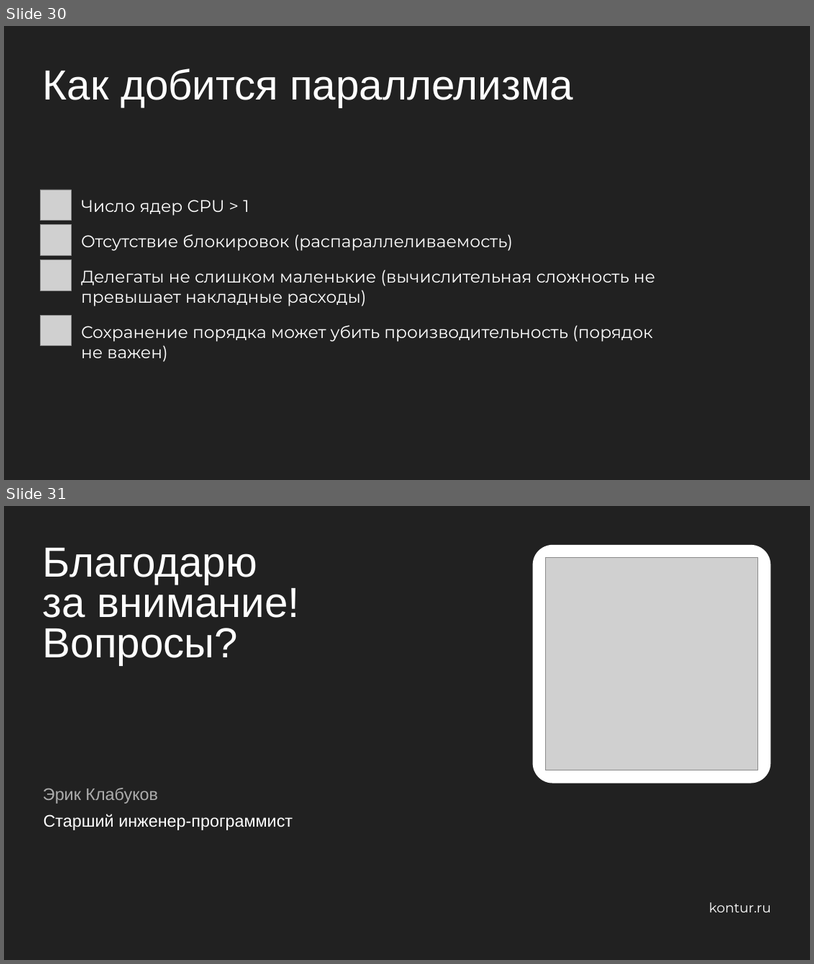
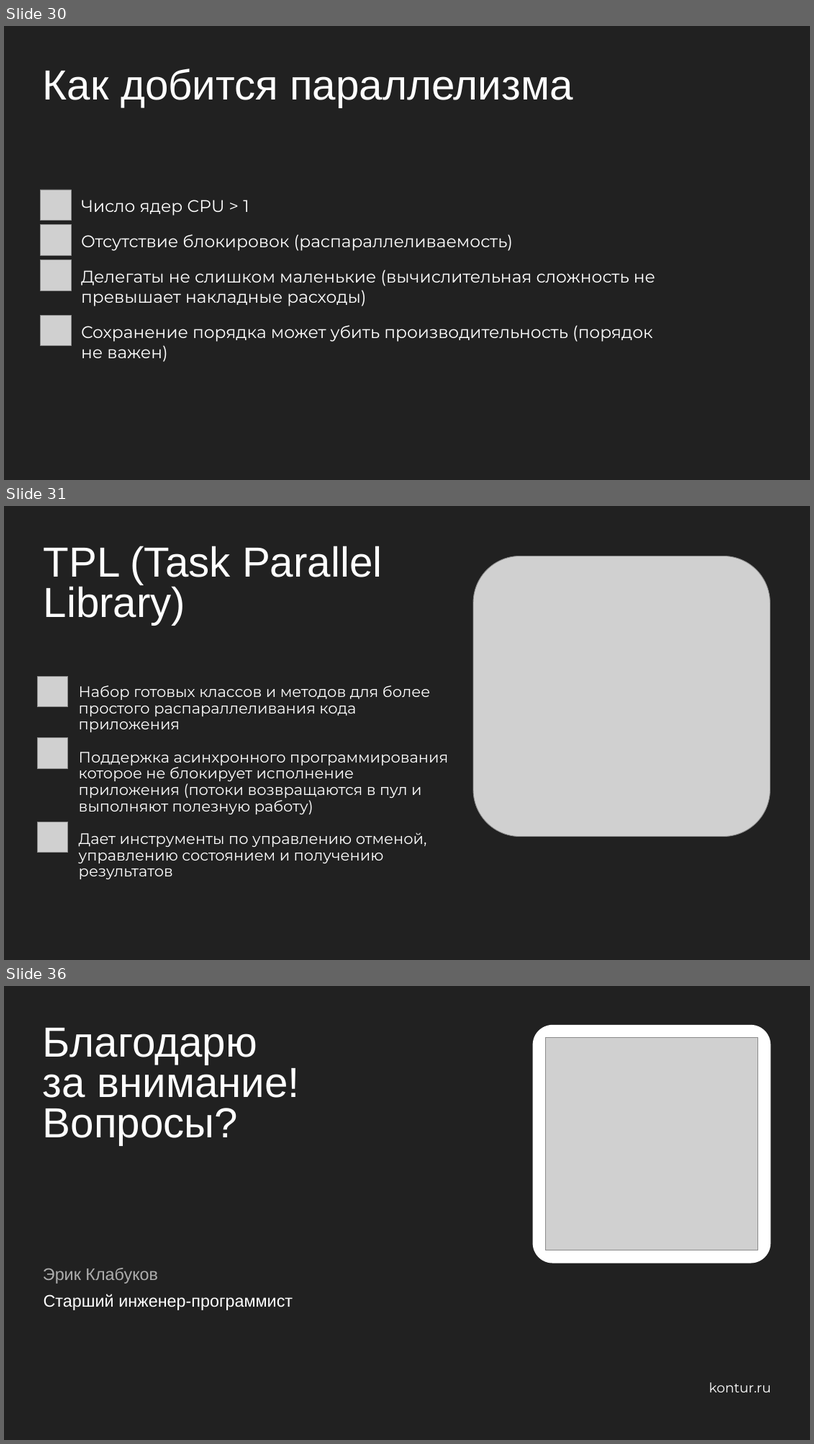
Before and after one commit to kontur-courses/multithread-async, a slide deck: Multithread-async.pptx. Shown one above the other, each under a label of ours: slides 30 and 31 before the commit, slides 30, 31 and 36 after it; the slides between them are not shown. The pictures are 814x964 and 814x1444 pixels, drawn with LibreOffice and Linux fonts; fonts in the diff are those of the drawing; grey boxes stand for pictures; background and template pictures are left out. Boxes give left, top, right and bottom in pixels: in the first picture for what was removed or moved away, otherwise in the second. Text is boxed around its words. In the diff, an @@ line names an element or a change of style, - is before the commit and + after.

Commit message:
Добавил слайды про TPL (что это, почему желательнее использовать асинхронные операции, класс Task, async await и разбор работы асинхронного метода с асинхронной операцией)

```diff
--- a/Multithread-async.pptx
+++ b/Multithread-async.pptx
@@ slide 31 added at [4, 506, 810, 960], background #212121 @@
@@ title added at [44, 546, 382, 625], 50 pt, text #FFFFFF @@
+TPL (Task Parallel Library)
@@ picture added at [473, 556, 771, 836] @@
@@ picture added at [37, 676, 68, 707] @@
@@ text added at [79, 685, 448, 879], 18 pt, text #FFFFFF @@
+Набор готовых классов и методов для более простого распараллеливания кода приложения
+Поддержка асинхронного программирования которое не блокирует исполнение приложения (потоки возвращаются в пул и выполняют полезную работу)
+Дает инструменты по управлению отменой, управлению состоянием и получению результатов
@@ picture added at [37, 738, 68, 769] @@
@@ picture added at [37, 821, 68, 852] @@
@@ what was slide 31 is now slide 36 @@
```
Also in this commit, not shown: 14 slides changed, 4 other slides added.
